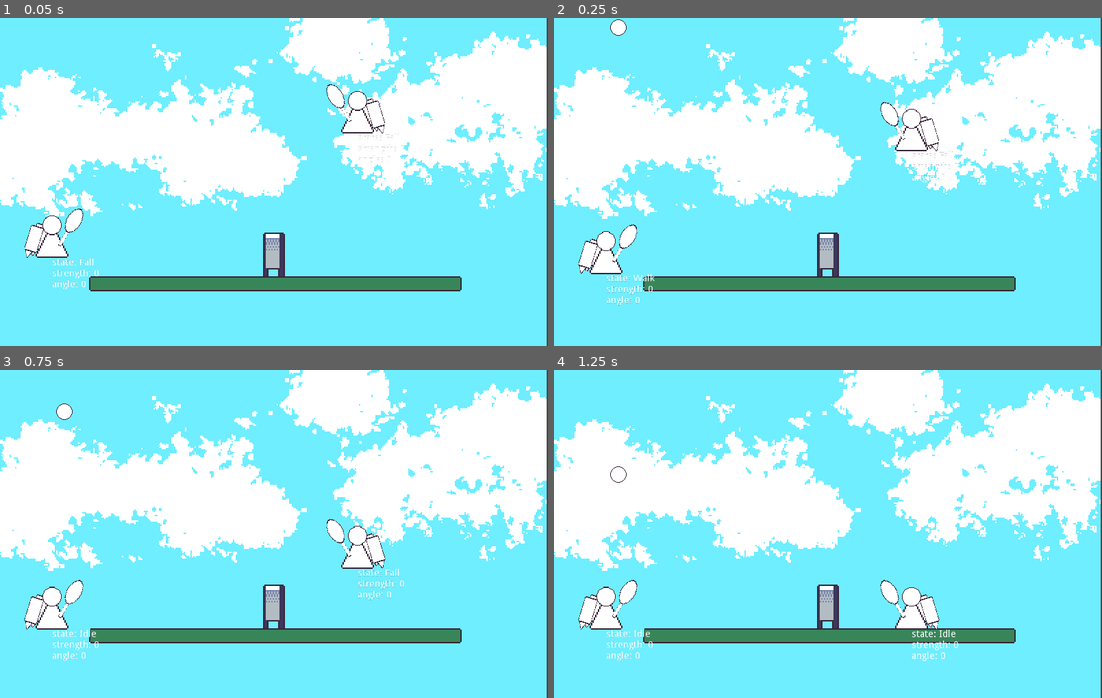
Above: before the commit, frames 1-4 (two rows, left to right).
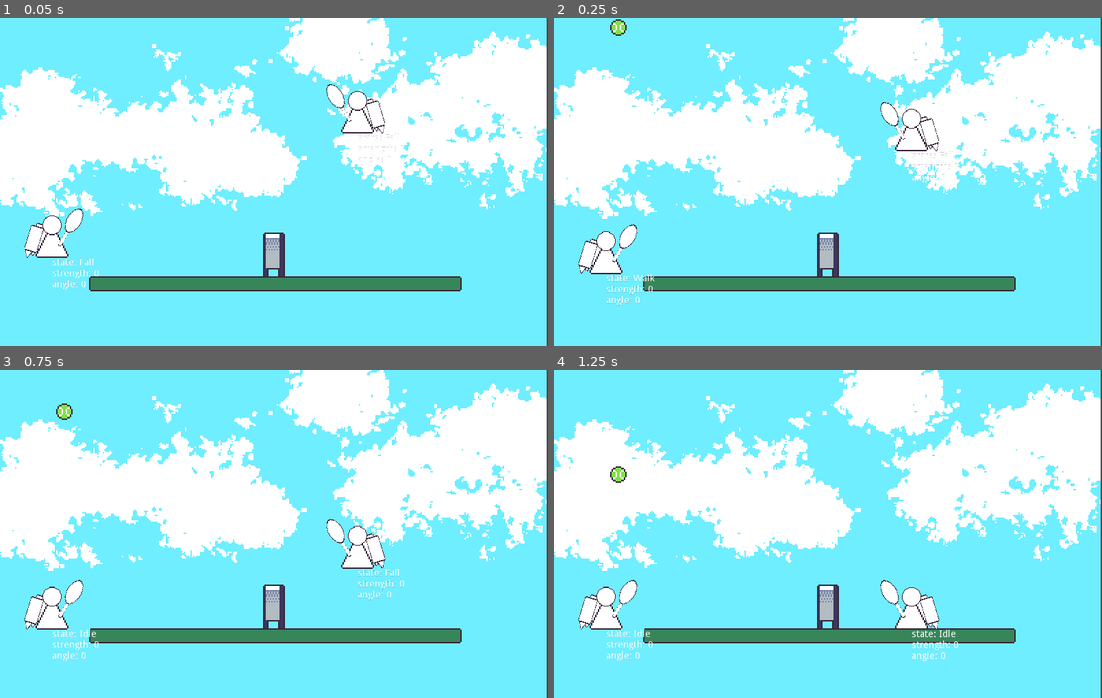
Above: after the commit, the same moments.

Repository: rthurmed/BobBytesTennisChampionship
Game: Godot game, scene res://src/Main.tscn
The game is run twice, just before and just after one commit, with the same random seed, the same clock (stepped at 60 frames per second) and the same inputs.
Inputs:
- Up to frame 1 (0.05 s): no input
- Up to frame 2 (0.25 s): no input
- Up to frame 3 (0.75 s): no input
- Up to frame 4 (1.25 s): no input

Frame 1 is identical in both runs. In frame 2, less than 0.1% of the frame differs, in the area x 10-14%, y 0-6%; in frame 3, less than 0.1%; in frame 4, less than 0.1%.

Commit message:
Added ball sprite

Diff:
--- a/src/game/Ball.tscn
+++ b/src/game/Ball.tscn
@@ -1,6 +1,6 @@
 [gd_scene load_steps=4 format=2]
 
-[ext_resource path="res://assets/circle.tres" type="Texture" id=1]
+[ext_resource path="res://assets/ball.png" type="Texture" id=1]
 
 [sub_resource type="PhysicsMaterial" id=2]
 bounce = 0.5
@@ -14,8 +14,7 @@
 mass = 2.0
 physics_material_override = SubResource( 2 )
 
-[node name="Circle" type="Sprite" parent="."]
-scale = Vector2( 0.5, 0.5 )
+[node name="Sprite" type="Sprite" parent="."]
 texture = ExtResource( 1 )
 
 [node name="CollisionShape2D" type="CollisionShape2D" parent="."]
